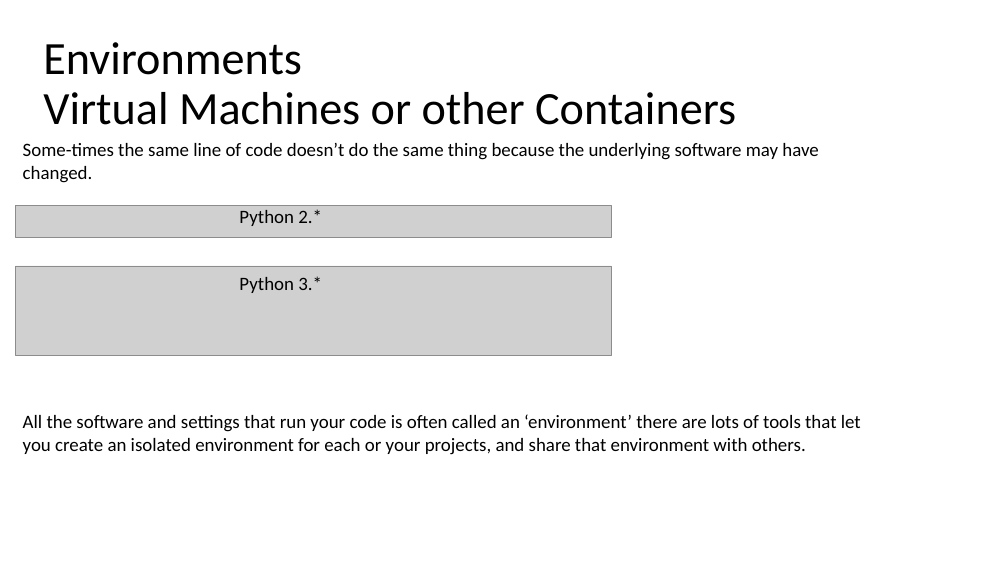
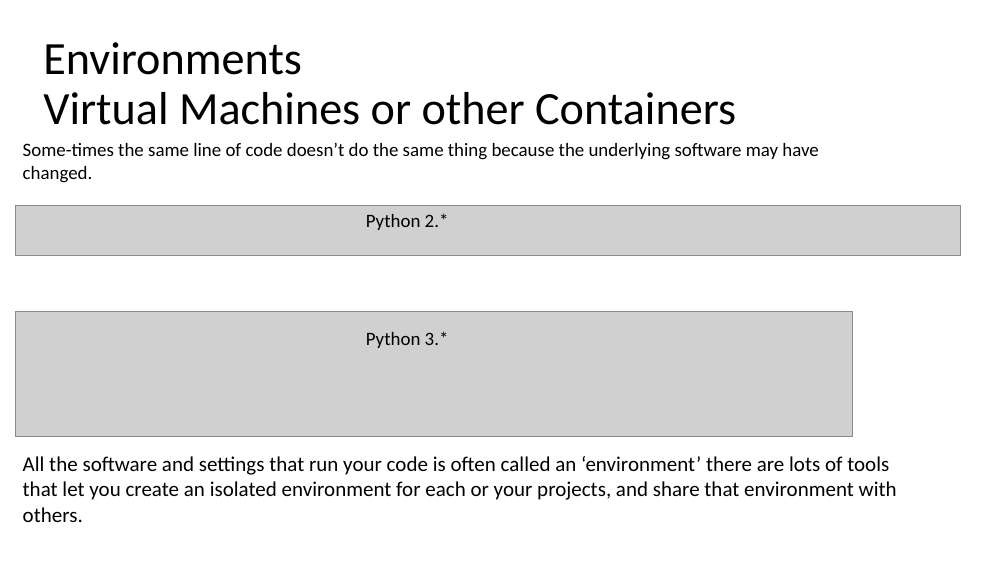
Before and after one commit to UO-Data-Science/NetNeuro2024, a slide deck: slide 21 of docs/slides/Good_Data_Practices.pptx. Drawn at 1008x567 pixels with LibreOffice and Linux fonts; fonts in the diff are those of the drawing; grey boxes stand for pictures. Boxes give left, top, right and bottom in pixels: in the first picture for what was removed or moved away, otherwise in the second. Text is boxed around its words. In the diff, an @@ line names an element or a change of style, - is before the commit and + after.

```diff
--- a/docs/slides/Good_Data_Practices.pptx
+++ b/docs/slides/Good_Data_Practices.pptx
@@ picture: place and size @@
-picture at (15, 206, 612, 237)
+picture at (15, 206, 960, 256)
@@ text "Python 2.*": place and size @@
-text "Python 2.*" at (239, 209, 322, 226)
+text "Python 2.*" at (366, 213, 449, 230)
@@ picture: place and size @@
-picture at (15, 266, 612, 355)
+picture at (15, 312, 852, 436)
@@ text "Python 3.*": place and size @@
-text "Python 3.*" at (239, 276, 322, 293)
+text "Python 3.*" at (366, 331, 449, 348)
@@ text "All the software and settings ...": place and size @@
-text "All the software and settings ..." at (23, 414, 861, 455)
+text "All the software and settings ..." at (23, 456, 897, 522)
@@ text "All the software and settings ..." at (23, 456, 897, 522): size 18 to 20 pt @@
```
Also in this commit, not shown: 12 other slides changed, 1 slide added.
